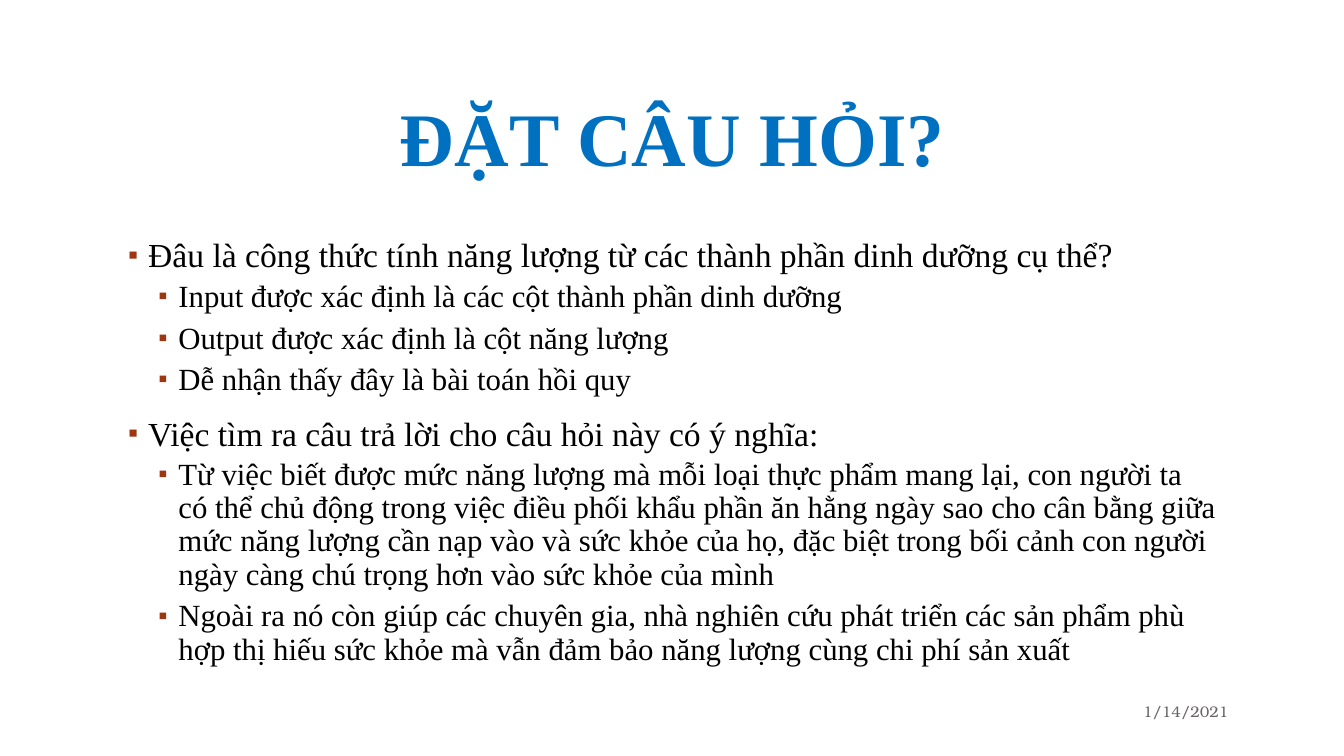
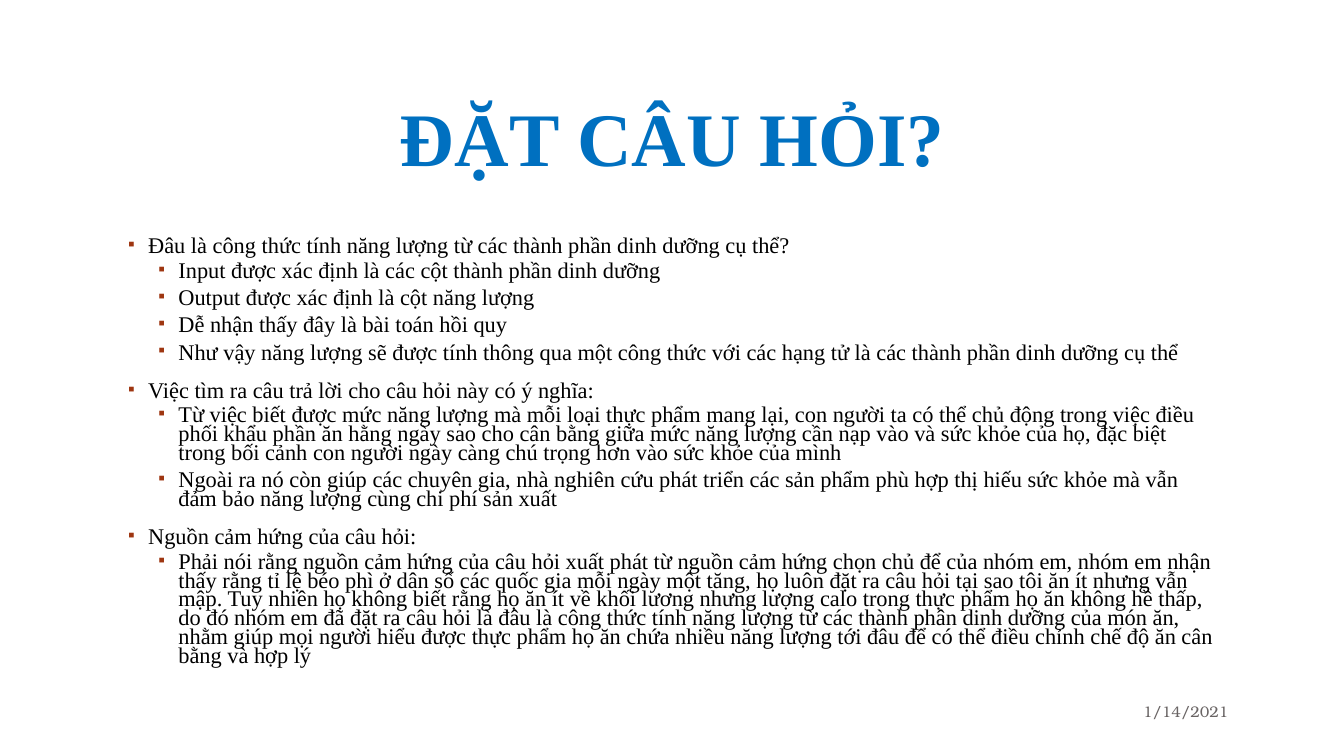
Before and after one commit to Sy-Pham/Final_DataScience_Project, a slide deck: slide 7 of Slide.pptx. Drawn at 1344x756 pixels with LibreOffice and Linux fonts; fonts in the diff are those of the drawing; background and template pictures are left out. Boxes give left, top, right and bottom in pixels: in the first picture for what was removed or moved away, otherwise in the second. Text is boxed around its words. In the diff, an @@ line names an element or a change of style, - is before the commit and + after.

```diff
--- a/Slide.pptx
+++ b/Slide.pptx
@@ text at (148,236,1194,511): size 24 to 16 pt in "Đâu là công thức tính năng lượng ...", "Việc tìm ra câu trả lời cho ..."; size 22 to 16 pt in "Input được xác định là các cột ...", "Output được xác định là cột năng ...", "Dễ nhận thấy đây là bài toán ...", "Từ việc biết được mức năng lượng ..." and 1 more places; line spacing 0.9 to 0.7 @@
@@ text at (178,343,1178,365): paragraph added @@
+  ▪ Như vậy năng lượng sẽ được tính thông qua một công thức với các hạng tử là các thành phần dinh dưỡng cụ thể
@@ text at (148,527,1212,668): paragraphs added @@
+▪ Nguồn cảm hứng của câu hỏi:
+  ▪ Phải nói rằng nguồn cảm hứng của câu hỏi xuất phát từ nguồn cảm hứng chọn chủ để của nhóm em, nhóm em nhận thấy rằng tỉ lệ béo phì ở dân số các quốc gia mỗi ngày một tăng, họ luôn đặt ra câu hỏi tại sao tôi ăn ít nhưng vẫn mập. Tuy nhiên họ không biết rằng họ ăn ít về khối lương nhưng lượng calo trong thực phẩm họ ăn không hề thấp, do đó nhóm em đã đặt ra câu hỏi là đâu là công thức tính năng lượng từ các thành phân dinh dưỡng của món ăn, nhằm giúp mọi người hiểu được thực phẩm họ ăn chứa nhiều năng lượng tới đâu để có thể điều chỉnh chế độ ăn cân bằng và hợp lý
```
Also in this commit, not shown: 1 other file.
